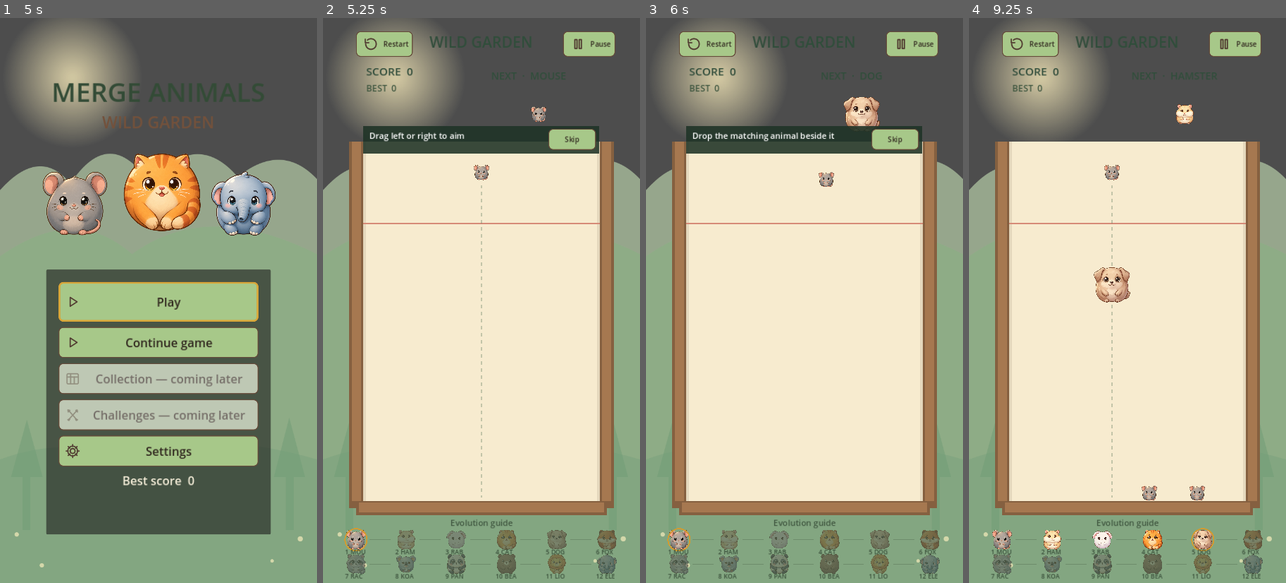
Above: before the commit, frames 1-4 (left to right).
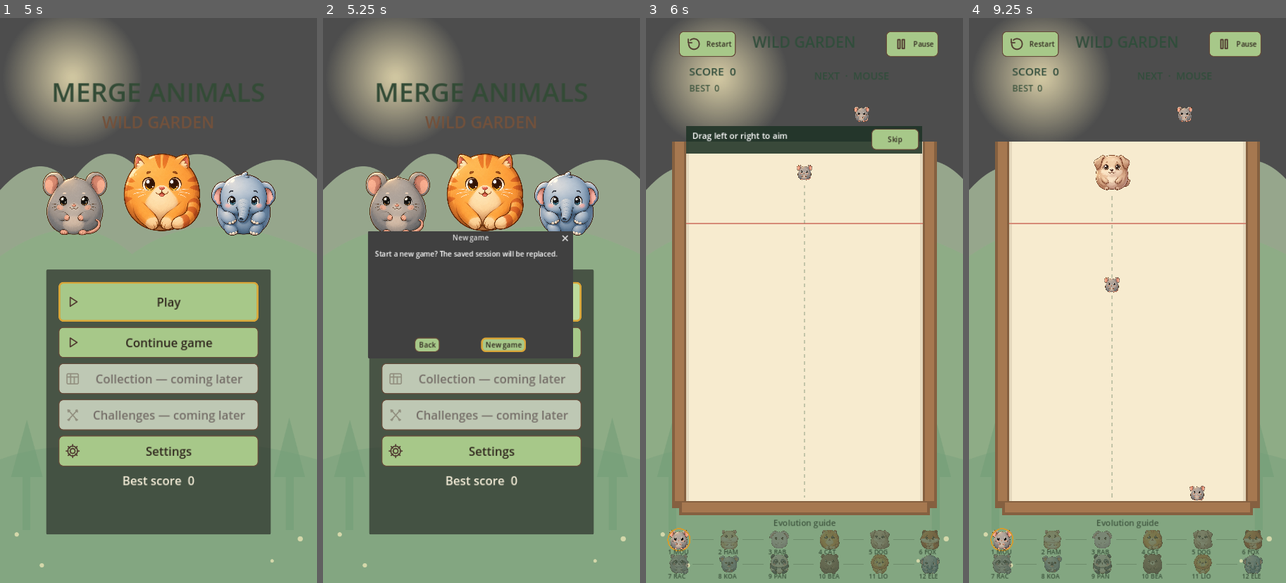
Above: after the commit, the same moments.

Repository: sandikovcusu-commits/MergeAnimal
Game: Godot game, scene res://scenes/ui/MainMenu.tscn
The game is run twice, just before and just after one commit, with the same random seed, the same clock (stepped at 60 frames per second) and the same inputs.
Inputs (mouse positions are in pixels of both pictures, inside the frame that each line leads up to):
- Up to frame 1 (5 s): click "Play" at 0.5 s; click "Restart" at 1.25 s; click "Restart" at 2 s; click "Restart" at 2.75 s; click "Pause" at 3.5 s; click "Main menu" at 4.25 s
- Up to frame 2 (5.25 s): click "Play" at 5 s
- Up to frame 3 (6 s): click (826, 345) at 5.75 s, where only the run after the commit has a clickable "New game"
- Up to frame 4 (9.25 s): click "Skip" at 6.5 s; tap Enter (ui_accept) at 7.25, 7.52, 8 s; move the mouse to (1197, 272) at 7.27 s; click (1197, 272) at 7.42 s; drag from (1064, 328) to (1111, 413) at 8.02 s; move the mouse to (1159, 176) at 8.77 s; click (1159, 176) at 8.92 s

Frame 1 is identical in both runs. In frame 2, 63% of the frame differs, in the area x 6-93%, y 2-100%; in frame 3, 1.2%; in frame 4, 2.3%.

Commit message:
Protect saved games on new play and invalidate backups on game over
Co-authored-by: arena-agent <297053741+arena-agent@users.noreply.github.com>

Diff:
--- a/MergeAnimals/scripts/save/SessionSave.gd
+++ b/MergeAnimals/scripts/save/SessionSave.gd
@@ -44,10 +44,17 @@
 		if valid(first.data): return first
 	var backup := SaveManager._read_envelope(PATH + ".bak")
 	if backup.status in ["future", "io_error"]: return backup
-	if backup.status == "ok" and valid(backup.data): return {"status": "recovered", "data": backup.data}
+	if backup.status == "ok":
+		if backup.data.get("session_version") == 1 and backup.data.get("active") == false: return {"status": "missing"}
+		if valid(backup.data): return {"status": "recovered", "data": backup.data}
 	return {"status": "missing" if first.status == "missing" and backup.status == "missing" else "corrupt"}
 
 static func clear_session() -> Error:
 	var primary := SaveManager._read_envelope(PATH)
 	var keep_primary: bool = primary.status == "ok" and (valid(primary.data) or (primary.data.get("session_version") == 1 and primary.data.get("active") == false))
-	return SaveManager.save_progress({"session_version": 1, "active": false}, PATH, keep_primary)
+	var tombstone := {"session_version": 1, "active": false}
+	var result := SaveManager.save_progress(tombstone, PATH, keep_primary)
+	if result != OK: return result
+	# Replace the backup as well, otherwise corrupting the tombstone could revive
+	# a previously finished or deliberately replaced game.
+	return SaveManager.save_progress(tombstone, PATH)
--- a/MergeAnimals/scripts/ui/MainMenu.gd
+++ b/MergeAnimals/scripts/ui/MainMenu.gd
@@ -7,6 +7,7 @@
 var play_button: Button
 var settings_button: Button
 var continue_button: Button
+var new_game_dialog: ConfirmationDialog
 var best_label: Label
 var settings_panel: Control
 var navigating := false
@@ -57,6 +58,25 @@
 	best_label.text = "%s  %d" % [tr("BEST_SCORE"), best]
 func _play() -> void:
 	if navigating or is_instance_valid(settings_panel): return
+	if SessionSave.load_session().status in ["ok", "recovered"]:
+		if is_instance_valid(new_game_dialog): return
+		new_game_dialog = ConfirmationDialog.new()
+		new_game_dialog.title = tr("NEW_GAME")
+		new_game_dialog.dialog_text = tr("NEW_GAME_CONFIRM")
+		new_game_dialog.ok_button_text = tr("NEW_GAME")
+		new_game_dialog.cancel_button_text = tr("BACK")
+		add_child(new_game_dialog)
+		new_game_dialog.confirmed.connect(_start_new_game)
+		new_game_dialog.close_requested.connect(func(): new_game_dialog.queue_free(); new_game_dialog = null)
+		new_game_dialog.canceled.connect(func(): new_game_dialog.queue_free(); new_game_dialog = null)
+		new_game_dialog.popup_centered(Vector2i(500, 250))
+		return
+	_start_new_game()
+func _start_new_game() -> void:
+	if navigating: return
+	if is_instance_valid(new_game_dialog):
+		new_game_dialog.queue_free()
+		new_game_dialog = null
 	if SessionSave.clear_session() != OK:
 		best_label.text = tr("SAVE_WAIT")
 		return
--- a/MergeAnimals/scripts/ui/UIStrings.gd
+++ b/MergeAnimals/scripts/ui/UIStrings.gd
@@ -13,10 +13,10 @@
 		"ru": {"PLAY":"Играть", "SETTINGS":"Настройки", "COLLECTION":"Коллекция — позже", "CHALLENGES":"Задания — позже", "BE …(589 unchanged characters)…
 	}
 	var save_messages := {
-		"en": {"SAVE_FAILED":"Save failed", "CONTINUE":"Continue game", "SAVE_WAIT":"Save unavailable. Resume and try again.", "SAVE_UNAVAILABLE":"Saved game unavailable"},
-		"az": {"SAVE_FAILED":"Saxlama alınmadı", "CONTINUE":"Oyuna davam et", "SAVE_WAIT":"Saxlama mümkün deyil. Davam edib yenidən yoxlayın.", "SAVE_UNAVAILABLE":"Saxlanmış oyun əlçatan deyil"},
-		"tr": {"SAVE_FAILED":"Kayıt başarısız", "CONTINUE":"Oyuna devam et", "SAVE_WAIT":"Kaydedilemedi. Devam edip tekrar deneyin.", "SAVE_UNAVAILABLE":"Kayıtlı oyun kullanılamıyor"},
-		"ru": {"SAVE_FAILED":"Ошибка сохранения", "CONTINUE":"Продолжить игру", "SAVE_WAIT":"Не удалось сохранить. Продолжите и повторите.", "SAVE_UNAVAILABLE":"Сохранённая игра недоступна"}
+		"en": {"NEW_GAME":"New game", "NEW_GAME_CONFIRM":"Start a new game? The saved session will be replaced.", "SAVE_FAILED":"Save failed", "CONTINUE":"Continue game", "SAVE_WAIT":"Save unavailable. Resume and try again.", "SAVE_UNAVAILABLE":"Saved game unavailable"},
+		"az": {"NEW_GAME":"Yeni oyun", "NEW_GAME_CONFIRM":"Yeni oyun başlasın? Saxlanmış oyun əvəz ediləcək.", "SAVE_FAILED":"Saxlama alınmadı", "CONTINUE":"Oyuna davam et", "SAVE_WAIT":"Saxlama mümkün deyil. Davam edib yenidən yoxlayın.", "SAVE_UNAVAILABLE":"Saxlanmış oyun əlçatan deyil"},
+		"tr": {"NEW_GAME":"Yeni oyun", "NEW_GAME_CONFIRM":"Yeni oyun başlatılsın mı? Kayıtlı oyun değiştirilecek.", "SAVE_FAILED":"Kayıt başarısız", "CONTINUE":"Oyuna devam et", "SAVE_WAIT":"Kaydedilemedi. Devam edip tekrar deneyin.", "SAVE_UNAVAILABLE":"Kayıtlı oyun kullanılamıyor"},
+		"ru": {"NEW_GAME":"Новая игра", "NEW_GAME_CONFIRM":"Начать новую игру? Сохранённая игра будет заменена.", "SAVE_FAILED":"Ошибка сохранения", "CONTINUE":"Продолжить игру", "SAVE_WAIT":"Не удалось сохранить. Продолжите и повторите.", "SAVE_UNAVAILABLE":"Сохранённая игра недоступна"}
 	}
 	for locale in save_messages:
 		messages[locale].merge(save_messages[locale])
--- a/MergeAnimals/tests/integration/day61_session_process.gd
+++ b/MergeAnimals/tests/integration/day61_session_process.gd
@@ -106,6 +106,13 @@
 	root.add_child(menu); current_scene = menu
 	await process_frame
 	check(not menu.continue_button.disabled, "Continue enabled in new process")
+	var before_prompt := FileAccess.get_sha256(SessionSave.PATH)
+	menu.play_button.pressed.emit()
+	await process_frame
+	check(is_instance_valid(menu.new_game_dialog) and menu.new_game_dialog.visible, "new game requests confirmation before replacing save")
+	check(FileAccess.get_sha256(SessionSave.PATH) == before_prompt, "prompt alone does not overwrite save")
+	if is_instance_valid(menu.new_game_dialog): menu.new_game_dialog.canceled.emit()
+	await process_frame
 	await create_timer(0.5, true).timeout
 	await capture("day61_continue_menu")
 	menu.continue_button.pressed.emit()
@@ -172,5 +179,8 @@
 		check(game.save_session() == ERR_BUSY, "save refused during pending merge")
 		check(FileAccess.get_sha256(SessionSave.PATH) == hash_before, "pending save did not change durable data")
 		game._on_game_over()
-		check(SessionSave.load_session().status == "missing", "game over invalidates continue despite old backup")
+		check(SessionSave.load_session().status == "missing", "game over invalidates continue")
+		file = FileAccess.open(SessionSave.PATH, FileAccess.WRITE)
+		file.store_string("damaged tombstone"); file.close()
+		check(SessionSave.load_session().status == "missing", "corrupt tombstone cannot resurrect old game")
 	print("DAY61_RESTORED score=%d bodies=%d drops=%d" % [game.score, game.pieces.get_child_count(), game.spawn_count])
